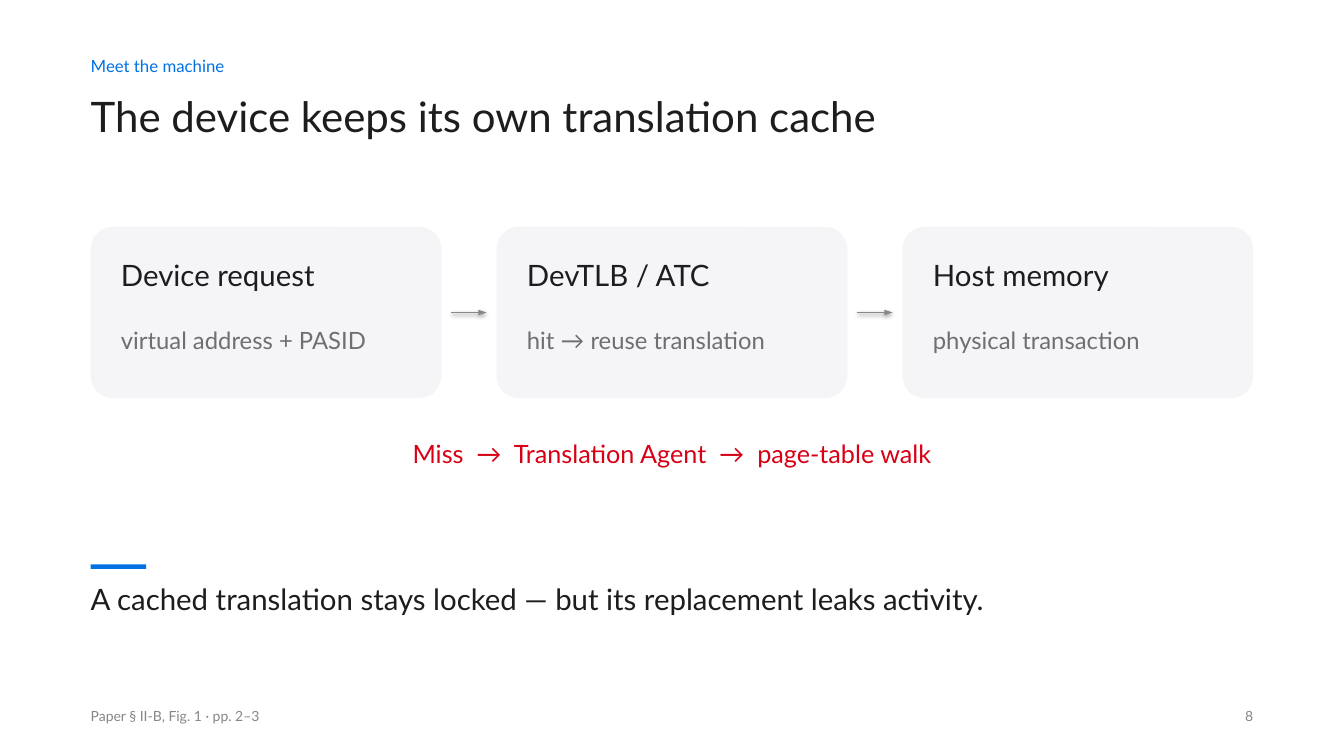
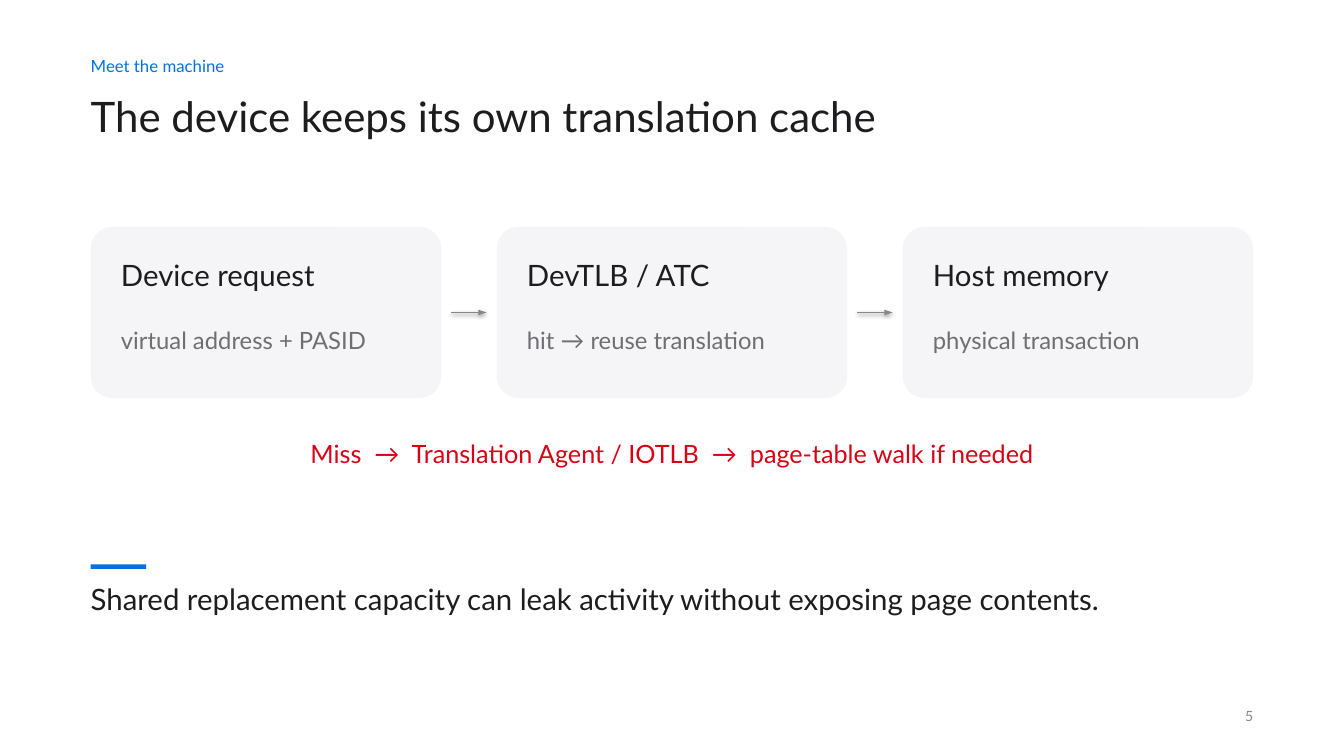
Before and after one commit to siddharthbc/Microarch-presentation, a slide deck: slide 5 of deck_v2/output/DSASSASSIN_v2.pptx (slide 8 before the commit). Drawn at 1344x756 pixels with LibreOffice and Linux fonts; fonts in the diff are those of the drawing. Boxes give left, top, right and bottom in pixels: in the first picture for what was removed or moved away, otherwise in the second. Text is boxed around its words. In the diff, an @@ line names an element or a change of style, - is before the commit and + after.

```diff
--- a/deck_v2/output/DSASSASSIN_v2.pptx
+++ b/deck_v2/output/DSASSASSIN_v2.pptx
@@ text at [310, 444, 1033, 468]: text changed @@
-Miss → Translation Agent → page-table walk
+Miss → Translation Agent / IOTLB → page-table walk if needed
@@ text at [91, 588, 1099, 616]: text changed @@
-A cached translation stays locked — but its replacement leaks activity.
+Shared replacement capacity can leak activity without exposing page contents.
@@ text removed at [91, 711, 259, 724] @@
-Paper § II-B, Fig. 1 · pp. 2–3
@@ text at [1245, 711, 1253, 721]: text changed @@
-8
+5
```
Also in this commit, not shown: 37 other slides changed, 5 slides added, 22 slides removed, 54 other files.
